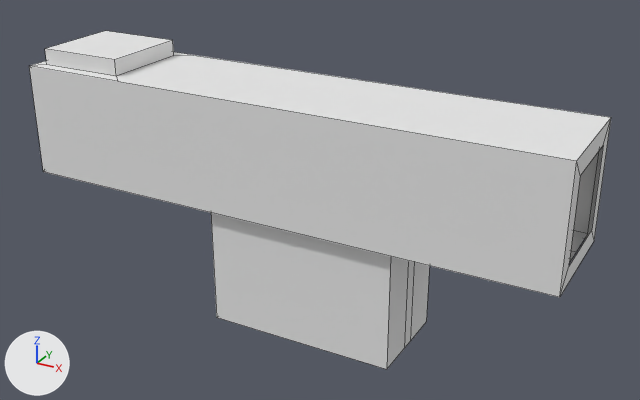
The OBJ model G2W2023/Assets/Scooter Tutorial Level.obj, before and after one commit.
Both versions are drawn from a 50 mm camera at (10.78, -11.85, 5.09) aimed at (4.15, 0.2, -0.94). Lighting does not change. The marker at lower left points along +X, +Y and +Z. Mesh edges are drawn as thin lines. Where no turn or scale is listed for an object, it has been applied to the vertices.
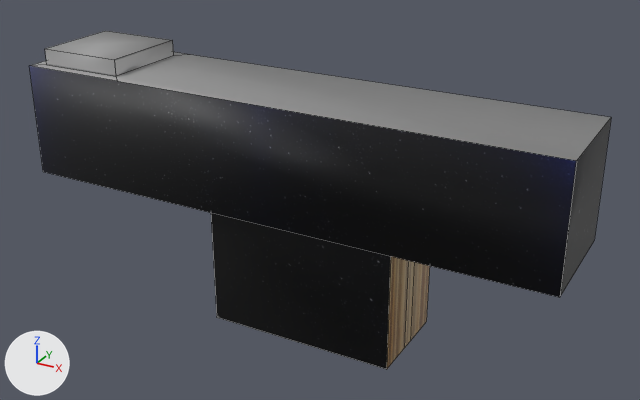
Patch to the scene script:
```diff
--- a/G2W2023/Assets/Scooter Tutorial Level.obj.py
+++ b/G2W2023/Assets/Scooter Tutorial Level.obj.py
@@ img_bowling_alley_png @@
+img_bowling_alley_png = load_image('bowling_alley.png', 'bowling_alley.png', 1024, 1024, 'sRGB')
@@ mat_material_001 @@
+mat_material_001 = principled_material('Material.001')
+mat_material_001.texture = img_bowling_alley_png
+mat_material_001.roughness = 0.526
@@ me_cube @@
 # used by ob_cube; location = (0.0, 0.0, 0.0)
 # verts and faces of me_cube; kept vertices keep their numbers, new ones are numbered from 66
 # before: 14 (8.55, 0.68, 0.68) at pixel (603, 145), 15 (8.55, 1.0, -1.0) at pixel (594, 240), 16 (8.55, -0.68, 0.68) at pixel (580, 175), 17 (8.55, -1.0, -1.0) at pixel (559, 297), 38 (8.55, 1.0, 1.0) at pixel (611, 117)
 # before: 39 (8.55, -1.0, 1.0) at pixel (576, 160), 40 (8.55, 0.68, -0.68) at pixel (591, 229), 41 (8.55, -0.68, -0.68) at pixel (568, 266)
-me_cube.from_pydata(...)  # 66 vertices, 57 faces; spans x -1.0..8.55, y -1.0..1.0, z -3.14..1.29
+me_cube.from_pydata(...)  # 60 vertices, 49 faces; spans x -1.0..8.55, y -1.0..1.0, z -3.14..1.29
+# me_cube part 1
+delete_vertices([14, 16, 40, 41])  # with the faces that use them
+faces += [(15, 38, 39, 17)]
+# me_cube part 2: 47 faces spanning x -1.0..8.55, y -1.0..1.0, z -3.14..1.29 switch from mat_material (white #e7e7e7) to mat_material_001 (picture img_bowling_alley_png)
+# me_cube part 3: the surface is now shaded smooth
```

What differs and where, as boxes [x1, y1, x2, y2] in the pictures (640 x 400 px):
part 1 of me_cube, cut back: [560, 118, 611, 296] in both
part 2 of me_cube, recoloured: [29, 31, 611, 369] in both
